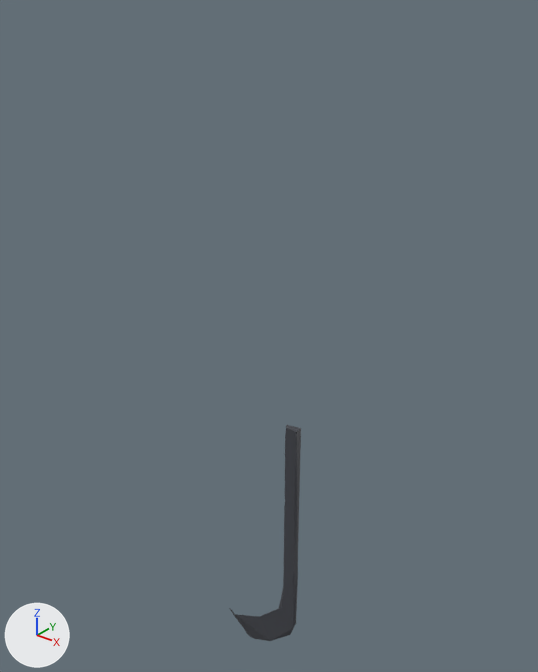
A saved change to the glTF model alle_curves/P49-ST.glb.
Camera for both pictures: a camera (50 mm lens) standing at (827.0, -1002.0, 1131.0) and looking at (-21.0, 57.0, 474.0). Arrows for +X, +Y and +Z are at lower left; the lights stay in place. The older version comes first.

Before the edit, the objects in view are built like this:
```python
me_geometry_0 = bpy.data.meshes.new('geometry_0')
me_geometry_0.from_pydata(...)  # 7636 vertices, 15266 faces; spans x -118.0..118.0, y -30.0..30.0, z -345.0..345.0
me_geometry_0.materials.append(mat_carbon)  # dark grey #42454b
ob_geometry_0 = bpy.data.objects.new('geometry_0', me_geometry_0)
ob_geometry_0.location = (0.0, 0.0, 0.0)
```
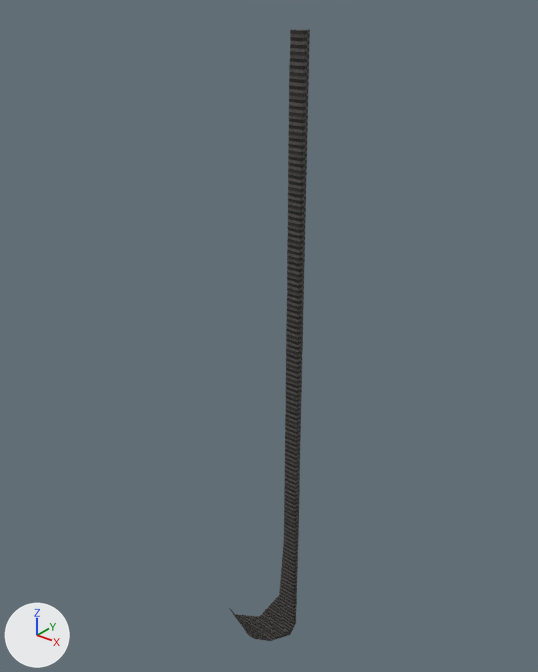
What differs and where, as boxes [x1, y1, x2, y2] in the pictures (538 x 672 px; the box of a moved part takes in the faces that stretch with it):
```json
{"object": "geometry_0", "change": "reshaped", "before": [229, 425, 301, 641], "after": [229, 29, 310, 641], "on screen": "12% wider, 182% taller"}
{"part": 1, "of": "me_geometry_0", "change": "moved or reshaped", "before": [260, 425, 301, 628], "after": [259, 29, 310, 628]}
```

The change, as JSON lines over the scene's bpy script:
```json
{"block": "me_geometry_0", "where": "# used by ob_geometry_0; location = (0.0, 0.0, 0.0)"}
{"op": "remove", "block": "me_geometry_0", "code": "me_geometry_0.from_pydata(...)  # 7636 vertices, 15266 faces; spans x -118.0..118.0, y -30.0..30.0, z -345.0..345.0"}
{"op": "add", "block": "me_geometry_0", "code": "me_geometry_0.from_pydata(...)  # 7636 vertices, 15266 faces; spans x -118.0..118.0, y -30.0..30.0, z -345.0..1056.0"}
{"block": "me_geometry_0", "change": "me_geometry_0 part 1: all 7618 vertices in x 68.0..118.0, y -30.0..-14.0, z -162.0..345.0 are scaled about their middle by (1, 1, 2.4), then moved by (0.0, 0.0, 356.0)"}
```
